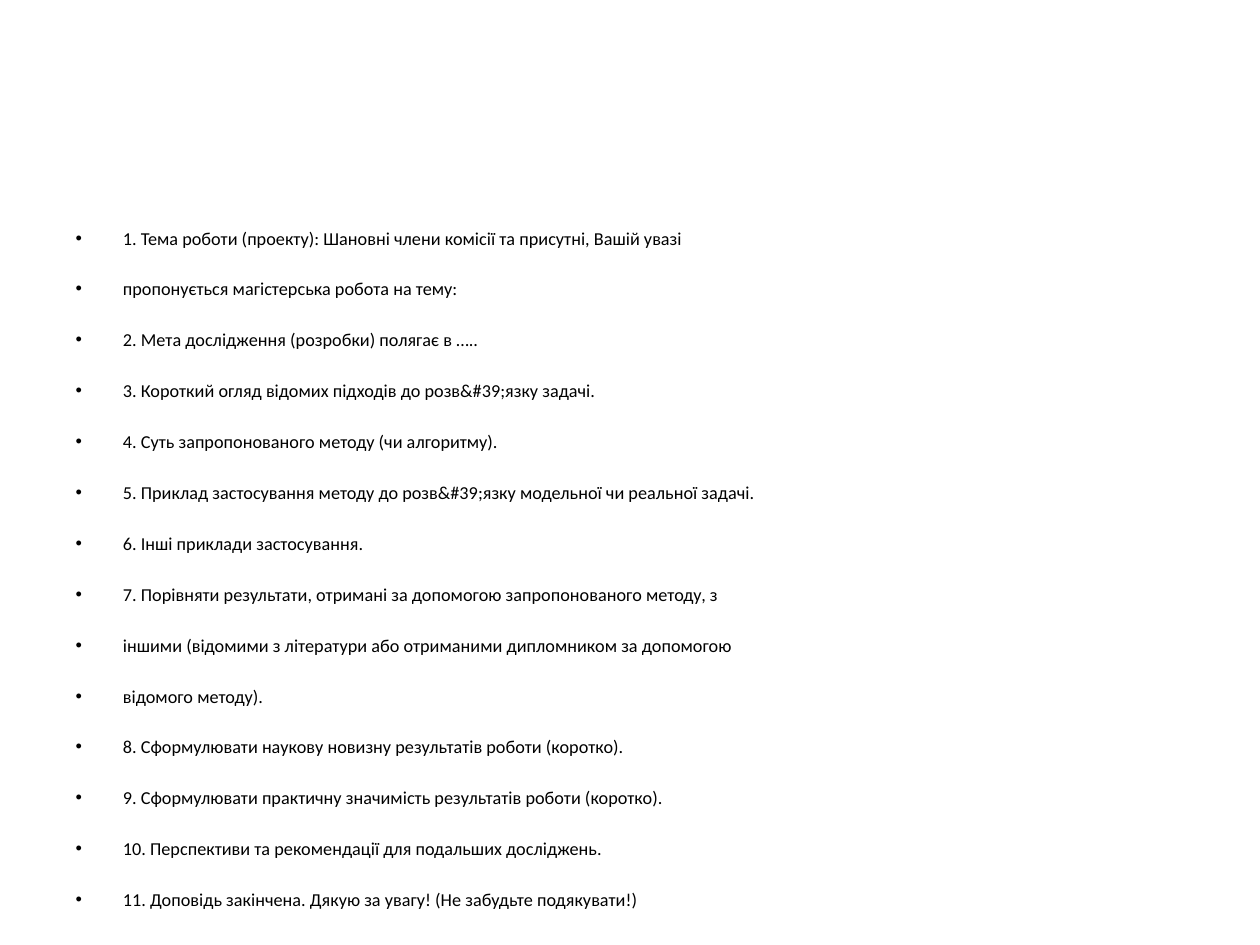
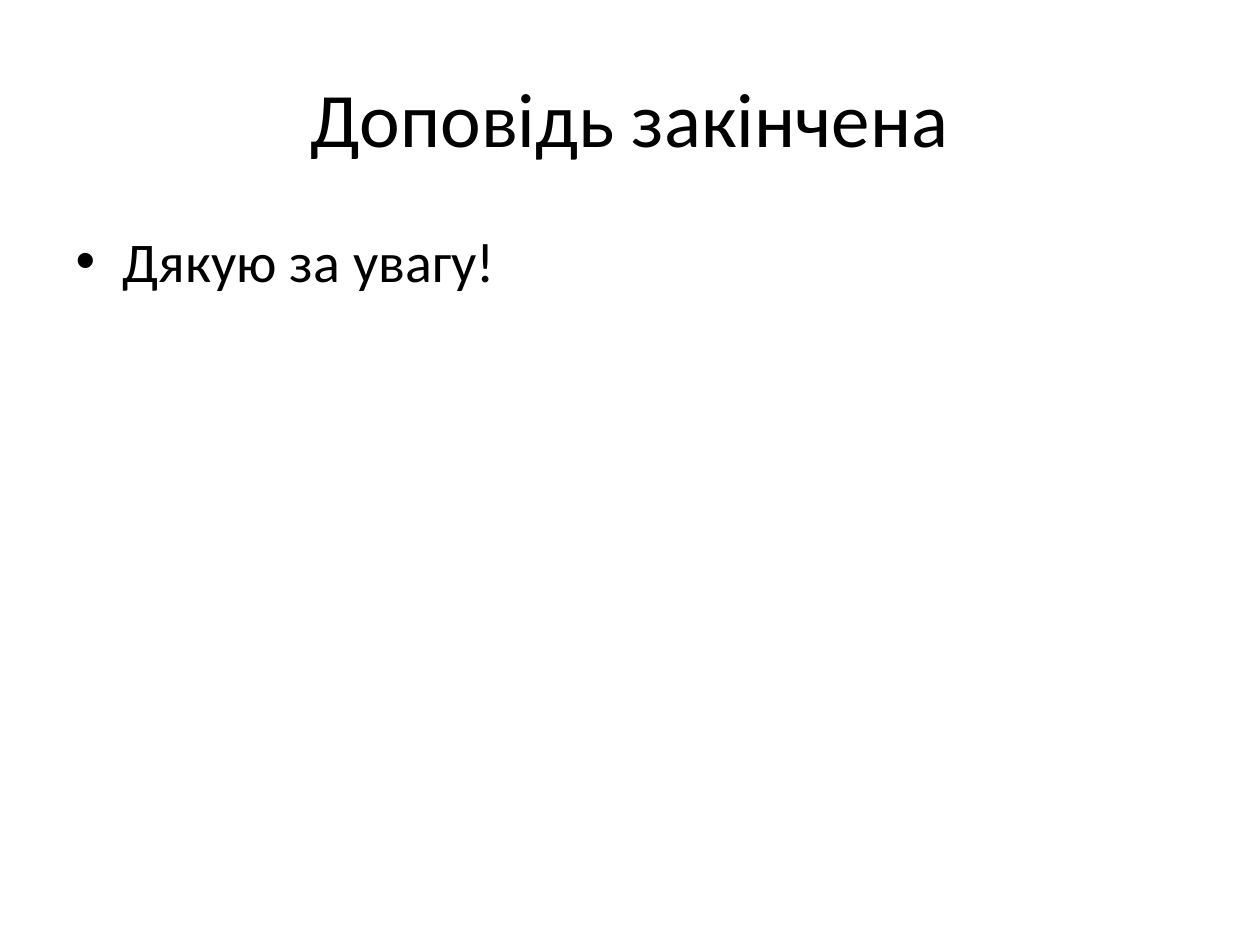
Before and after one commit to danylofitel/Pinocchio, a slide deck: slide 29 of valt_presentation/valt_thesis.pptx (slide 10 before the commit). Drawn at 1260x945 pixels with LibreOffice and Linux fonts; fonts in the diff are those of the drawing. Boxes give left, top, right and bottom in pixels: in the first picture for what was removed or moved away, otherwise in the second. Text is boxed around its words. In the diff, an @@ line names an element or a change of style, - is before the commit and + after.

```diff
--- a/valt_presentation/valt_thesis.pptx
+++ b/valt_presentation/valt_thesis.pptx
@@ title added at (311,94,948,160), 44 pt, text #000000 @@
+Доповідь закінчена
@@ text at (123,244,495,291): text changed; size 10.4 to 32 pt @@
-• 1. Тема роботи (проекту): Шановні члени комісії та присутні, Вашій увазі
-• пропонується магістерська робота на тему:
-• 2. Мета дослідження (розробки) полягає в …..
-• 3. Короткий огляд відомих підходів до розв&#39;язку задачі.
-• 4. Суть запропонованого методу (чи алгоритму).
-• 5. Приклад застосування методу до розв&#39;язку модельної чи реальної задачі.
-• 6. Інші приклади застосування.
-• 7. Порівняти результати, отримані за допомогою запропонованого методу, з
-• іншими (відомими з літератури або отриманими дипломником за допомогою
-• відомого методу).
-• 8. Сформулювати наукову новизну результатів роботи (коротко).
-• 9. Сформулювати практичну значимість результатів роботи (коротко).
-• 10. Перспективи та рекомендації для подальших досліджень.
-• 11. Доповідь закінчена. Дякую за увагу! (Не забудьте подякувати!)
+• Дякую за увагу!
```
Also in this commit, not shown: 6 other slides changed, 20 slides added, 1 slide removed, 1 other file.
